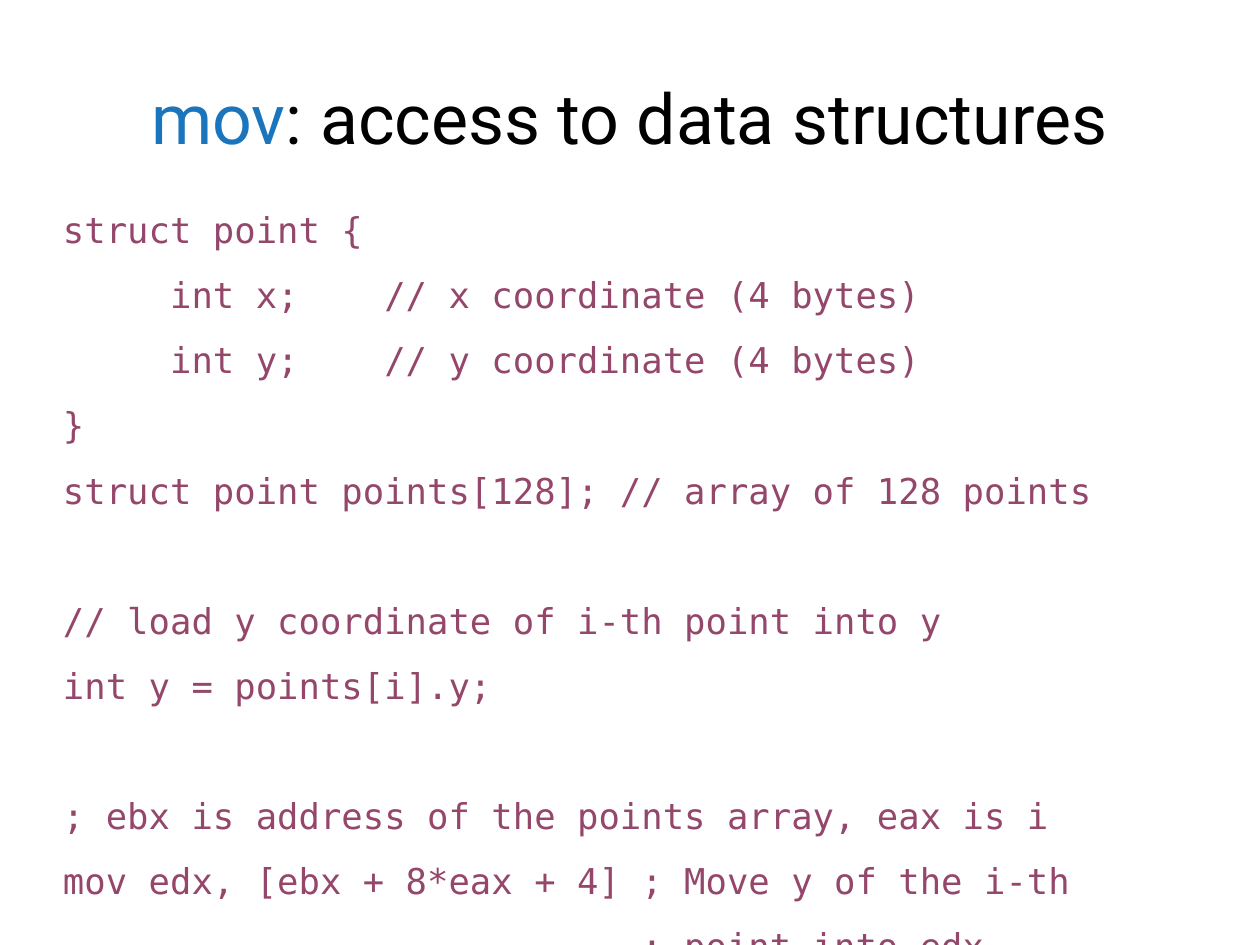
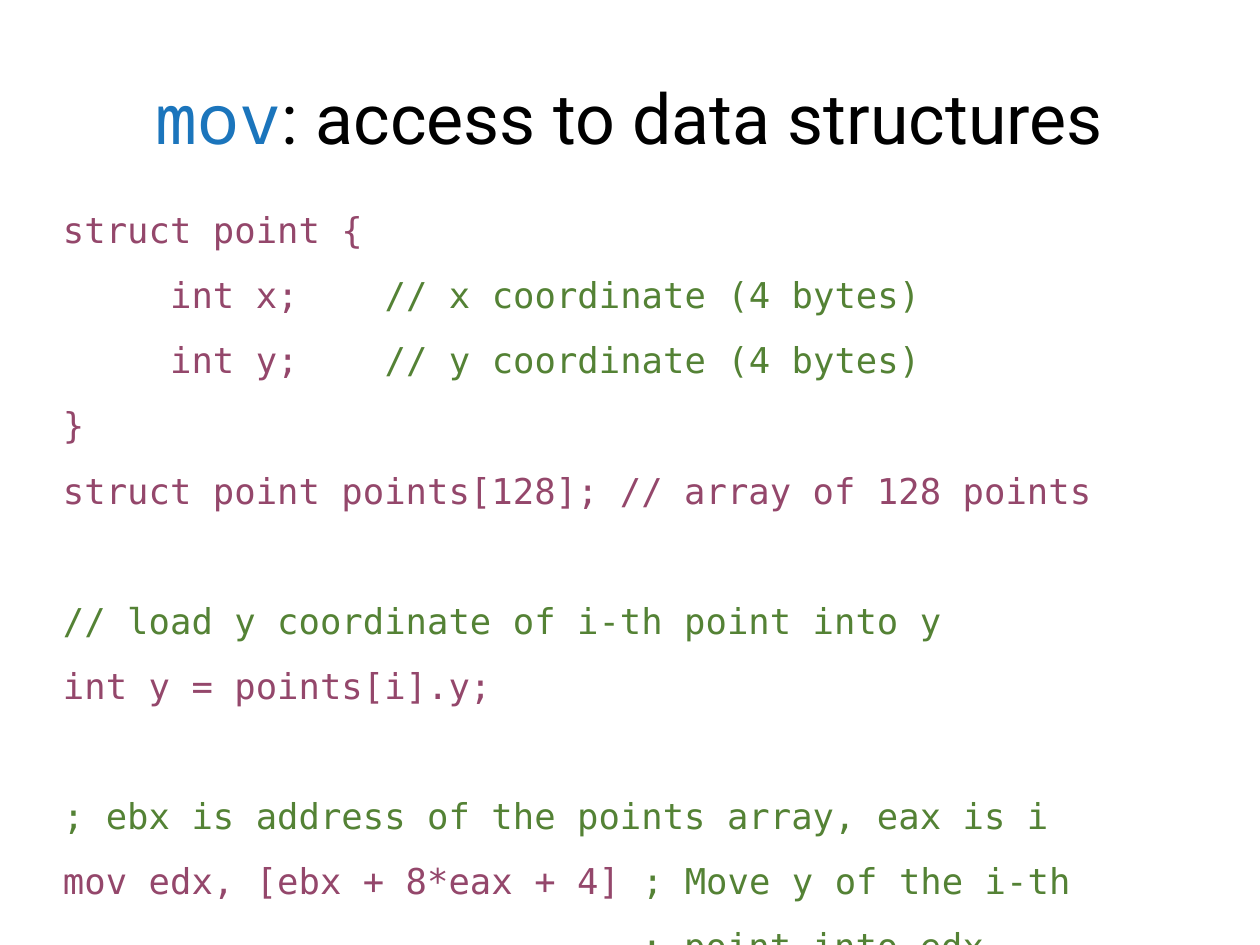
Before and after one commit to antonburtsev/cs5460, a slide deck: slide 19 of lectures/lecture03-x86-asm/lecture03-x86-asm.pptx. Drawn at 1260x945 pixels with LibreOffice and Linux fonts; fonts in the diff are those of the drawing. Boxes give left, top, right and bottom in pixels: in the first picture for what was removed or moved away, otherwise in the second. Text is boxed around its words. In the diff, an @@ line names an element or a change of style, - is before the commit and + after.

```diff
--- a/lectures/lecture03-x86-asm/lecture03-x86-asm.pptx
+++ b/lectures/lecture03-x86-asm/lecture03-x86-asm.pptx
@@ title "mov: access to data structures" at [156,91,1103,145]: font Roboto to Noto Sans Mono in "mov:" @@
@@ text at [63,281,1071,902]: text colour #94476B to #548235 in "// x coordinate (4 bytes)", "// y coordinate (4 bytes)", "// load y coordinate of i-th point ...", "; ebx is address of the points ..." and 2 more places @@
```
Also in this commit, not shown: 24 other slides changed, 6 slides added, 2 other files.
